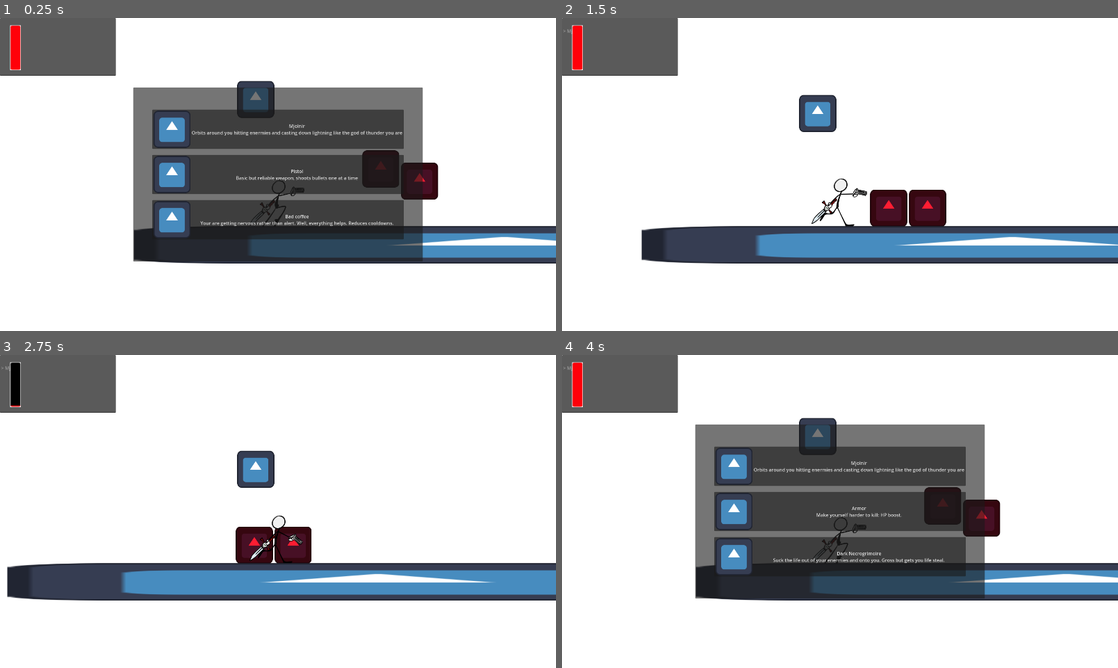
Above: before the commit, frames 1-4 (two rows, left to right).
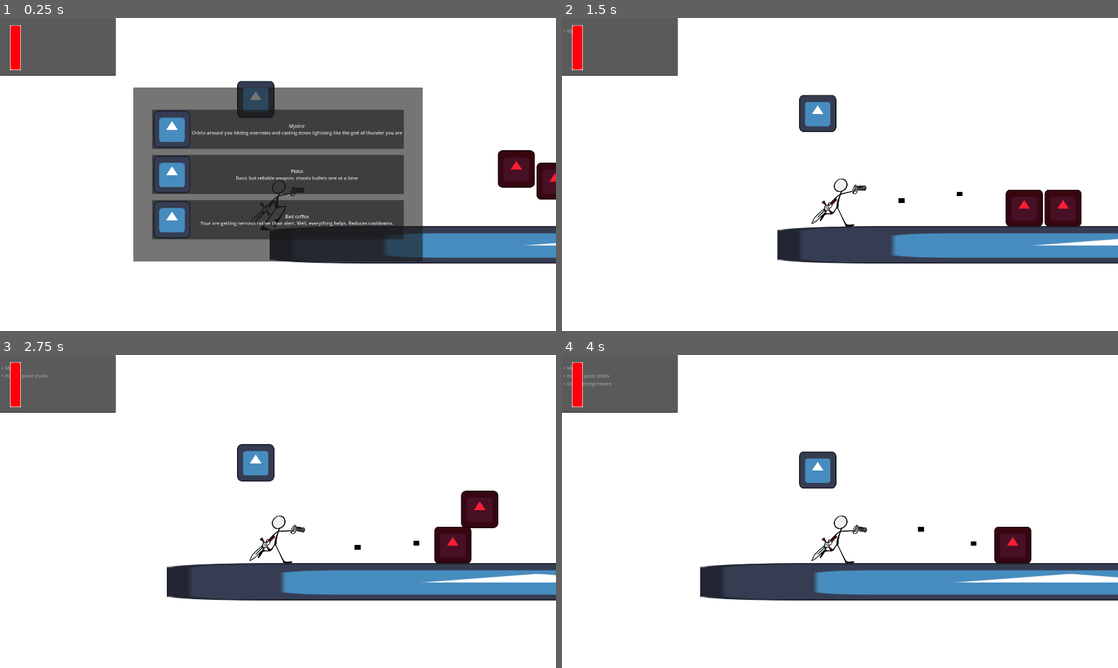
Above: after the commit, the same moments.

Repository: ricargoes/green-dusk
Game: Godot game, scene res://scenes/game.tscn
The game is run twice, just before and just after one commit, with the same random seed, the same clock (stepped at 60 frames per second) and the same inputs. The engine's default icon, where the game draws it, is replaced by a stand-in: a white triangle on a blue panel in a dark square.
Inputs (mouse positions are in pixels of both pictures, inside the frame that each line leads up to):
- Up to frame 1 (0.25 s): no input
- Up to frame 2 (1.5 s): click "Mjolnir Orbits around you hit…" at 0.5 s; tap Enter (ui_accept) at 1.25, 1.35 s
- Up to frame 3 (2.75 s): tap Space (jump) at 1.52 s; click (278, 467) at 2 s, where only the run after the commit has a clickable "Hollow point shells Your bull…"
- Up to frame 4 (4 s): tap Enter (ui_accept) at 2.85 s; tap Space (jump) at 3.02 s; click (784, 561) at 3.5 s, where only the run before the commit has a clickable "Play Again"

The runs differ from the first frame. In frame 1, 7.2% of the frame differs, in the area x 24-100%, y 42-79%; in frame 2, 8.7%; in frame 3, 10%; in frame 4, 29%, in the area x 0-100%, y 6-79%.

Commit message:
spawners

Diff:
--- a/scenes/enermy.gd
+++ b/scenes/enemies/enermy.gd
@@ -5,7 +5,7 @@
 @export
 var xp_value: int = 200
 @export
-var max_life_points: float = 100.0
+var max_life_points: float = 20.0
 @export
 var contact_dps: float = 50.0
 
--- a/scenes/enermy.tscn
+++ b/scenes/enemies/enermy.tscn
@@ -1,7 +1,7 @@
 [gd_scene load_steps=5 format=3 uid="uid://csfarad5ilhw6"]
 
-[ext_resource type="Texture2D" uid="uid://5rou5wm7frds" path="res://resources/icon.svg" id="1_0de8g"]
-[ext_resource type="Script" path="res://scenes/enermy.gd" id="1_i2q4i"]
+[ext_resource type="Script" path="res://scenes/enemies/enermy.gd" id="1_toofk"]
+[ext_resource type="Texture2D" uid="uid://5rou5wm7frds" path="res://resources/icon.svg" id="2_6ri2b"]
 
 [sub_resource type="RectangleShape2D" id="RectangleShape2D_bwkce"]
 size = Vector2(128, 126)
@@ -12,11 +12,11 @@
 [node name="Enermy" type="CharacterBody2D" groups=["enemies"]]
 collision_layer = 2
 collision_mask = 4
-script = ExtResource("1_i2q4i")
+script = ExtResource("1_toofk")
 
 [node name="Sprite2D" type="Sprite2D" parent="."]
 self_modulate = Color(1, 0.113725, 0.196078, 1)
-texture = ExtResource("1_0de8g")
+texture = ExtResource("2_6ri2b")
 
 [node name="CollisionShape2D" type="CollisionShape2D" parent="."]
 shape = SubResource("RectangleShape2D_bwkce")
--- /dev/null
+++ b/scenes/enemies/spawner.gd
@@ -0,0 +1,19 @@
+class_name Spawner extends Marker2D
+
+@export
+var spawning_resource: PoolManager.PoolResource = PoolManager.PoolResource.BASIC_ENEMY
+@export
+var spawning_frequency: float = 2.0
+
+func enable():
+	if $SpawningCooldown.is_stopped():
+		$SpawningCooldown.start(1.0/spawning_frequency)
+
+func disable():
+	if not $SpawningCooldown.is_stopped():
+		$SpawningCooldown.stop()
+
+func spawn():
+	var instance: Node2D = PoolManager.get_instance(spawning_resource)
+	add_child(instance)
+	instance.global_position = global_position
--- /dev/null
+++ b/scenes/enemies/spawner.tscn
@@ -0,0 +1,10 @@
+[gd_scene load_steps=2 format=3 uid="uid://bqlyqc1ygoqus"]
+
+[ext_resource type="Script" path="res://scenes/enemies/spawner.gd" id="1_owicc"]
+
+[node name="Spawner" type="Marker2D" groups=["spawners"]]
+script = ExtResource("1_owicc")
+
+[node name="SpawningCooldown" type="Timer" parent="."]
+
+[connection signal="timeout" from="SpawningCooldown" to="." method="spawn"]
--- a/scenes/game.gd
+++ b/scenes/game.gd
@@ -2,12 +2,15 @@
 
 @export
 var run_time: float = 300.0
+@export
+var proximity_disable: int = 1200
 
 const ANIMATION_BASE_RUNTIME: float = 300.0
 
 func _ready() -> void:
 	$SunsetAnimator.speed_scale = ANIMATION_BASE_RUNTIME/run_time
 	$SunsetTime.start(run_time)
+
 
 func spawn_bullet(starting_position: Vector2, orientation: float, is_player: bool):
 	var bullet = PoolManager.get_instance(PoolManager.PoolResource.BULLET)
@@ -36,3 +39,13 @@
 	await $CanvasLayer/EndScreen.game_restarted
 	get_tree().paused = false
 	get_tree().reload_current_scene()
+
+
+func _on_spawner_checker_timeout() -> void:
+	var hero_pos: Vector2 = $Hero.global_position
+	for spawner: Spawner in get_tree().get_nodes_in_group("spawners"):
+		var distance: float = (spawner.global_position - hero_pos).length()
+		if distance > proximity_disable and distance < 4000:
+			spawner.enable()
+		else:
+			spawner.disable()
--- a/scenes/game.tscn
+++ b/scenes/game.tscn
@@ -1,13 +1,41 @@
-[gd_scene load_steps=10 format=3 uid="uid://dwl37y77358r2"]
+[gd_scene load_steps=11 format=3 uid="uid://dwl37y77358r2"]
 
 [ext_resource type="PackedScene" uid="uid://f31q7ameb6hm" path="res://scenes/hero.tscn" id="1_2n3he"]
 [ext_resource type="Script" path="res://scenes/game.gd" id="1_17qkh"]
 [ext_resource type="Texture2D" uid="uid://5rou5wm7frds" path="res://resources/icon.svg" id="1_hu7ex"]
-[ext_resource type="PackedScene" uid="uid://csfarad5ilhw6" path="res://scenes/enermy.tscn" id="3_i8n50"]
+[ext_resource type="PackedScene" uid="uid://bqlyqc1ygoqus" path="res://scenes/enemies/spawner.tscn" id="2_jktu5"]
+[ext_resource type="PackedScene" uid="uid://csfarad5ilhw6" path="res://scenes/enemies/enermy.tscn" id="3_i8n50"]
 [ext_resource type="PackedScene" uid="uid://df4mxycb4gc4m" path="res://scenes/end_screen.tscn" id="5_52ho5"]
 
 [sub_resource type="RectangleShape2D" id="RectangleShape2D_y7e0y"]
 size = Vector2(127.778, 128)
+
+[sub_resource type="Animation" id="Animation_xw7t4"]
+length = 0.001
+tracks/0/type = "value"
+tracks/0/imported = false
+tracks/0/enabled = true
+tracks/0/path = NodePath("Infinity/Sun:position")
+tracks/0/interp = 1
+tracks/0/loop_wrap = true
+tracks/0/keys = {
+"times": PackedFloat32Array(0),
+"transitions": PackedFloat32Array(1),
+"update": 0,
+"values": [Vector2(883, 281)]
+}
+tracks/1/type = "value"
+tracks/1/imported = false
+tracks/1/enabled = true
+tracks/1/path = NodePath("../CanvasLayer/SunsetTint:color")
+tracks/1/interp = 1
+tracks/1/loop_wrap = true
+tracks/1/keys = {
+"times": PackedFloat32Array(0),
+"transitions": PackedFloat32Array(1),
+"update": 0,
+"values": [Color(1, 0.00392157, 0, 0)]
+}
 
 [sub_resource type="Animation" id="Animation_afjr1"]
 resource_name = "sunset"
@@ -37,33 +65,6 @@
 "values": [Color(1, 0.00392157, 0, 0), Color(1, 0.00392157, 0, 0), Color(0.533333, 0.368627, 0, 0.270588), Color(0.419608, 0.0196078, 0.00392157, 0.54902), Color(0, 0, 0, 1)]
 }
 
-[sub_resource type="Animation" id="Animation_xw7t4"]
-length = 0.001
-tracks/0/type = "value"
-tracks/0/imported = false
-tracks/0/enabled = true
-tracks/0/path = NodePath("Infinity/Sun:position")
-tracks/0/interp = 1
-tracks/0/loop_wrap = true
-tracks/0/keys = {
-"times": PackedFloat32Array(0),
-"transitions": PackedFloat32Array(1),
-"update": 0,
-"values": [Vector2(883, 281)]
-}
-tracks/1/type = "value"
-tracks/1/imported = false
-tracks/1/enabled = true
-tracks/1/path = NodePath("../CanvasLayer/SunsetTint:color")
-tracks/1/interp = 1
-tracks/1/loop_wrap = true
-tracks/1/keys = {
-"times": PackedFloat32Array(0),
-"transitions": PackedFloat32Array(1),
-"update": 0,
-"values": [Color(1, 0.00392157, 0, 0)]
-}
-
 [sub_resource type="AnimationLibrary" id="AnimationLibrary_jq34w"]
 _data = {
 "RESET": SubResource("Animation_xw7t4"),
@@ -73,6 +74,13 @@
 [node name="Game" type="Node2D"]
 script = ExtResource("1_17qkh")
 run_time = 10.0
+proximity_disable = 1
+
+[node name="Spawners" type="Node2D" parent="."]
+
+[node name="Spawner" parent="Spawners" instance=ExtResource("2_jktu5")]
+position = Vector2(1300, 500)
+spawning_frequency = 1.0
 
 [node name="Enermies" type="Node2D" parent="."]
 
@@ -83,7 +91,7 @@
 position = Vector2(1207, 563)
 
 [node name="Hero" parent="." instance=ExtResource("1_2n3he")]
-position = Vector2(718, 641)
+position = Vector2(250, 641)
 
 [node name="StaticBody2D" type="StaticBody2D" parent="."]
 position = Vector2(1500, 783)
@@ -132,8 +140,13 @@
 
 [node name="SunsetTime" type="Timer" parent="."]
 
+[node name="SpawnerChecker" type="Timer" parent="."]
+wait_time = 0.5
+autostart = true
+
 [connection signal="defeated" from="Enermies/Enermy" to="Hero" method="_on_enermy_defeated"]
 [connection signal="defeated" from="Enermies/Enermy2" to="Hero" method="_on_enermy_defeated"]
 [connection signal="died" from="Hero" to="." method="lose"]
 [connection signal="shot" from="Hero" to="." method="_on_hero_shot"]
 [connection signal="timeout" from="SunsetTime" to="." method="win"]
+[connection signal="timeout" from="SpawnerChecker" to="." method="_on_spawner_checker_timeout"]
--- a/scenes/global/pool_manager.gd
+++ b/scenes/global/pool_manager.gd
@@ -7,7 +7,7 @@
 
 const resources_scenes = {
 	PoolResource.BULLET: preload("res://scenes/bullet.tscn"),
-	PoolResource.BASIC_ENEMY: preload("res://scenes/enermy.tscn"),
+	PoolResource.BASIC_ENEMY: preload("res://scenes/enemies/enermy.tscn"),
 }
 
 var pool: Dictionary = {}
--- a/scenes/hero.gd
+++ b/scenes/hero.gd
@@ -7,6 +7,8 @@
 var player_speed: int = 200
 @export
 var max_life_points: int = 50
+@export
+var shooting_cooldown: float = 0.3
 @export
 var arm_rotation_speed: float = 2*PI
 
@@ -21,6 +23,7 @@
 signal died
 
 func _ready() -> void:
+	$ShootingCooldown.wait_time = shooting_cooldown
 	life_points = max_life_points
 	velocity.x = player_speed
 	$UI.sync_life(life_points, max_life_points)
@@ -52,9 +55,6 @@
 
 	var lock_on_target = select_target()
 	aim_to(lock_on_target.global_position, delta)
-
-	if Input.is_action_just_pressed("ui_accept"): # To be removed
-		shoot()
 
 func hurt(damage: float):
 	life_points -= damage
--- a/scenes/hero.tscn
+++ b/scenes/hero.tscn
@@ -66,6 +66,7 @@
 collision_mask = 4
 floor_stop_on_slope = false
 script = ExtResource("1_omy4t")
+shooting_cooldown = 0.25
 
 [node name="Head" type="Sprite2D" parent="."]
 texture = ExtResource("2_3f0u1")
